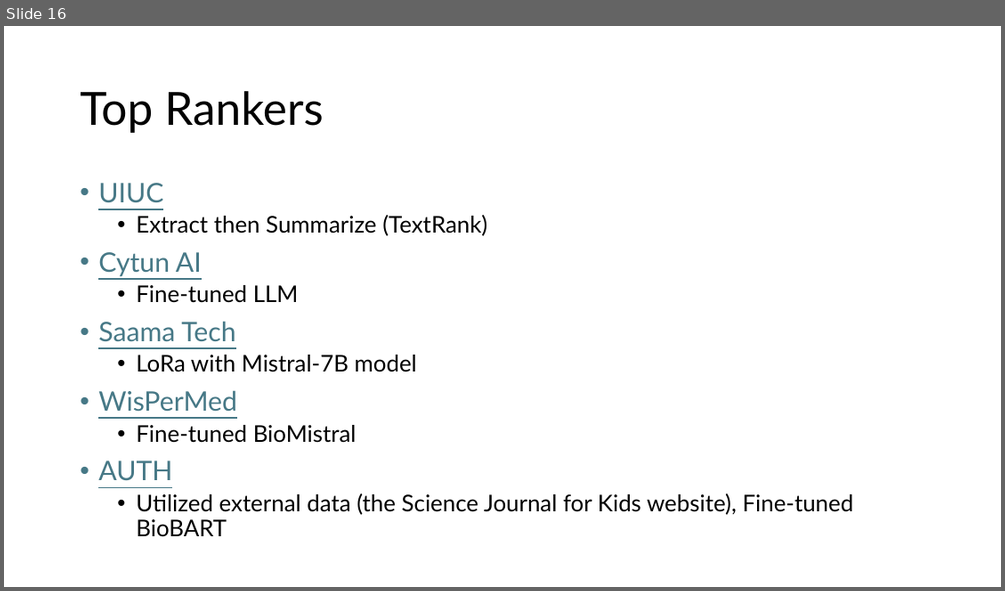
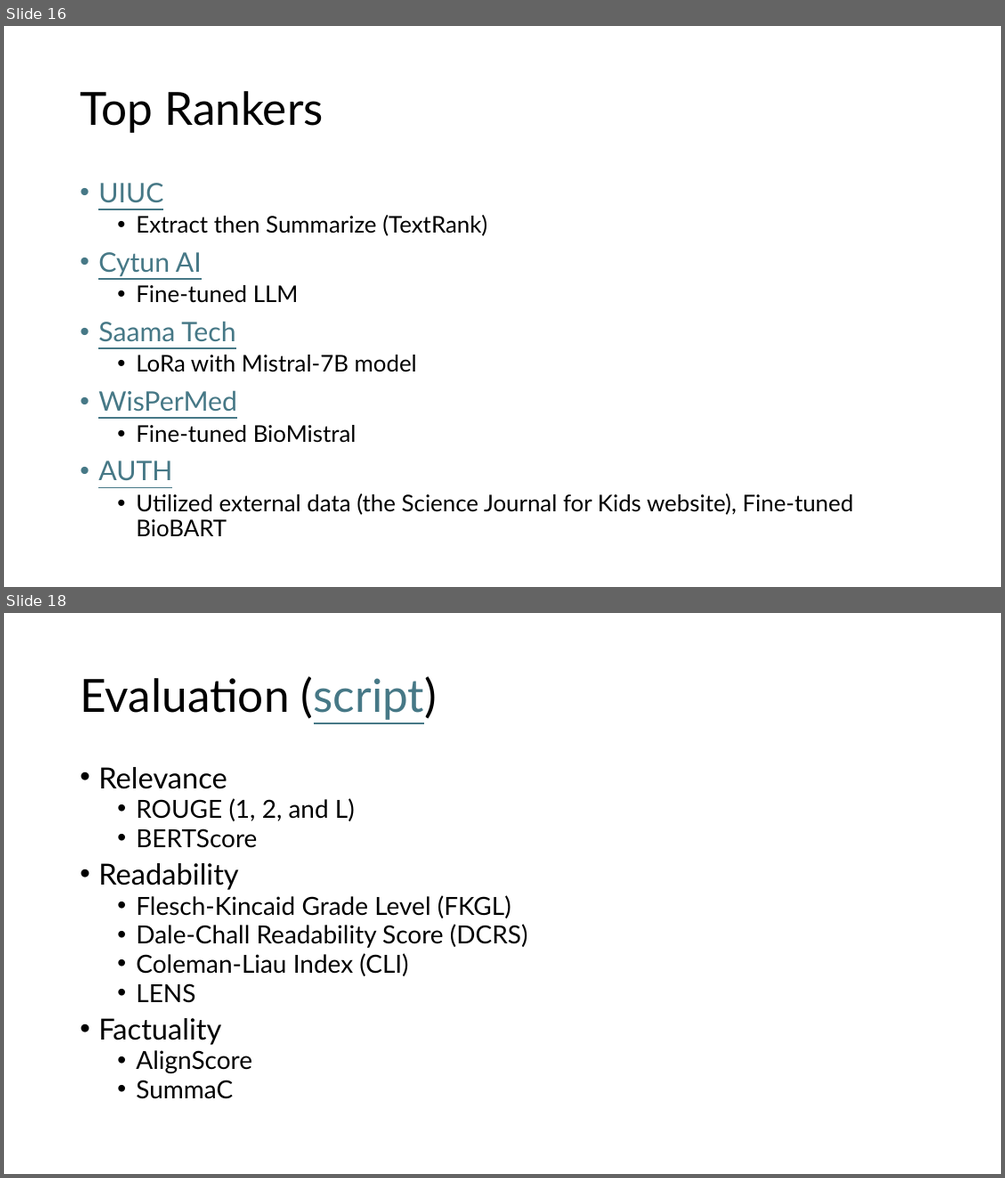
Before and after one commit to Jiho-YesNLP/24Fall-lab-meetings, a slide deck: materials/YesNLP-24Fa02-Jiho.pptx. Shown one above the other, each under a label of ours: slide 16 before the commit, slides 16 and 18 after it; the slides between them are not shown. The pictures are 1005x591 and 1005x1178 pixels, drawn with LibreOffice and Linux fonts; fonts in the diff are those of the drawing. Boxes give left, top, right and bottom in pixels: in the first picture for what was removed or moved away, otherwise in the second. Text is boxed around its words. In the diff, an @@ line names an element or a change of style, - is before the commit and + after.

```diff
--- a/materials/YesNLP-24Fa02-Jiho.pptx
+++ b/materials/YesNLP-24Fa02-Jiho.pptx
@@ slide 18 added at [4, 613, 1001, 1174], background #FFFFFF @@
@@ title added at [80, 676, 437, 720], 44 pt, text #000000 @@
+Evaluation (script)
@@ text added at [98, 767, 528, 1099], 24 pt, text #000000 @@
+• Relevance
+  • ROUGE (1, 2, and L)
+  • BERTScore
+• Readability
+  • Flesch-Kincaid Grade Level (FKGL)
+  • Dale-Chall Readability Score (DCRS)
+  • Coleman-Liau Index (CLI)
+  • LENS
+• Factuality
+  • AlignScore
+  • SummaC
```
Also in this commit, not shown: 8 other slides added, 1 other file.
